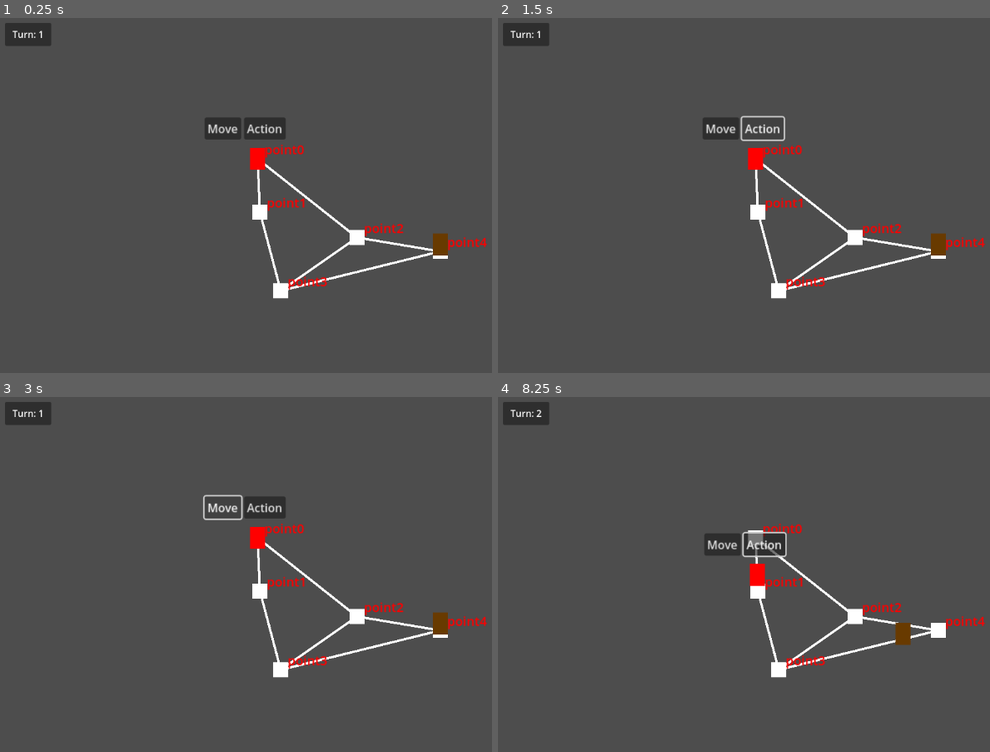
Above: before the commit, frames 1-4 (two rows, left to right).
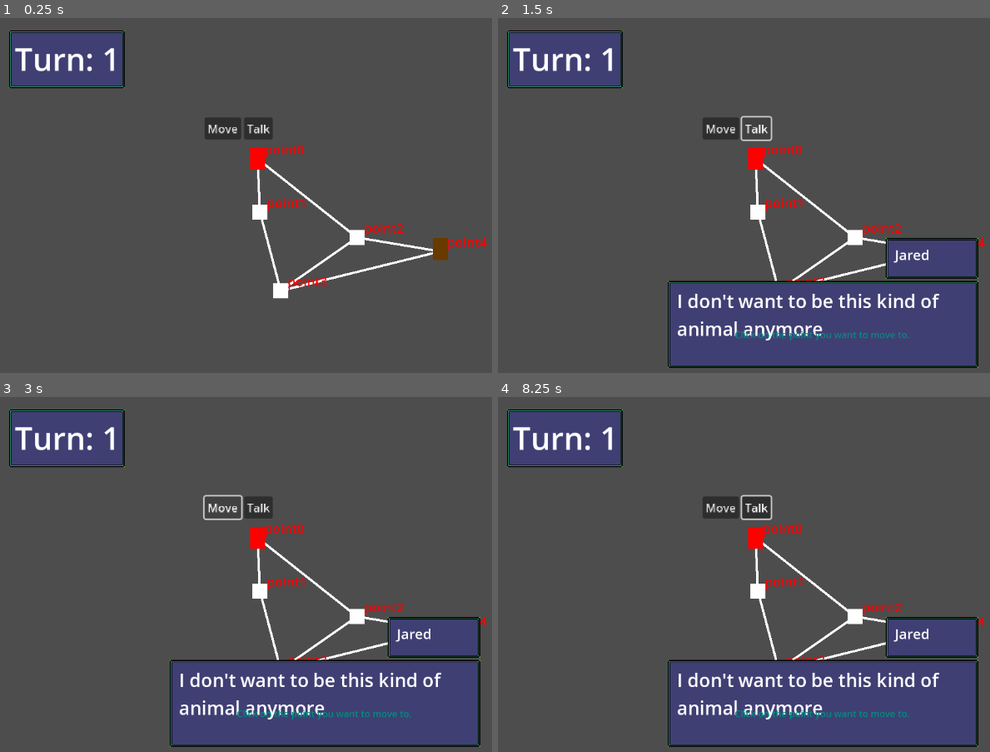
Above: after the commit, the same moments.

Repository: GreyedOutName/ChronoPunk-ForDevConManila
Game: Godot game, scene res://Scenes/main_scene.tscn
Two runs of this game, one before a commit and one after it. Both use one fixed random seed, a clock stepped at 60 frames per second and the inputs below.
Inputs (mouse positions are in pixels of both pictures, inside the frame that each line leads up to):
- Up to frame 1 (0.25 s): no input
- Up to frame 2 (1.5 s): click "Move" at 0.5 s; click (763, 128) at 1.25 s, where only the run before the commit has a clickable "Action"
- Up to frame 3 (3 s): click (260, 507) at 2 s, where only the run after the commit has a clickable "Talk"; click "Move" at 2.75 s
- Up to frame 4 (8.25 s): click (763, 507) at 3.5 s, where only the run before the commit has a clickable "Action"; click (758, 507) at 4.25 s, where only the run after the commit has a clickable "Talk"; click "Move" at 5 s; click (763, 507) at 5.75 s, where only the run before the commit has a clickable "Action"; click (758, 507) at 6.5 s, where only the run after the commit has a clickable "Talk"; tap Enter at 7.25 s; move the mouse to (970, 560) at 7.27 s; click (970, 560) at 7.35 s; tap Space at 8 s; move the mouse to (689, 599) at 8.02 s; click (689, 599) at 8.1 s

The runs differ from the first frame. In frame 1, 4.6% of the frame differs, in the area x 1-99%, y 1-77%; in frame 2, 22%; in frame 3, 22%; in frame 4, 24%, in the area x 1-99%, y 1-99%.

Commit message:
Tutorial Messages

Diff:
--- a/Scenes/GUI.tscn
+++ b/Scenes/GUI.tscn
@@ -1,24 +1,121 @@
-[gd_scene load_steps=2 format=3 uid="uid://yexucs5j3i0b"]
+[gd_scene load_steps=3 format=3 uid="uid://yexucs5j3i0b"]
 
 [ext_resource type="Script" uid="uid://ciwpwsa54mgfi" path="res://Scripts/GUI_Script.gd" id="1_bpa6r"]
+[ext_resource type="Texture2D" uid="uid://dwjd0343rl1ey" path="res://Assets/UI_Assets/windowUI.png" id="2_ptolr"]
 
-[node name="CanvasLayer" type="CanvasLayer" node_paths=PackedStringArray("turnIndicator")]
+[node name="CanvasLayer" type="CanvasLayer" node_paths=PackedStringArray("turnIndicator", "dialogueBox", "reminderText")]
 script = ExtResource("1_bpa6r")
-turnIndicator = NodePath("Panel/TurnIndicator")
+turnIndicator = NodePath("TopLeftBoxes/NinePatchRect/TurnNumberLabel")
+dialogueBox = NodePath("DialogueBox")
+reminderText = NodePath("ReminderText")
 
-[node name="Panel" type="Panel" parent="."]
-offset_left = 23.0
-offset_top = 17.0
-offset_right = 103.0
-offset_bottom = 57.0
+[node name="TopLeftBoxes" type="MarginContainer" parent="."]
+offset_right = 230.0
+offset_bottom = 130.0
+theme_override_constants/margin_left = 30
+theme_override_constants/margin_top = 30
 
-[node name="TurnIndicator" type="RichTextLabel" parent="Panel"]
-layout_mode = 1
-anchors_preset = 15
-anchor_right = 1.0
-anchor_bottom = 1.0
-grow_horizontal = 2
-grow_vertical = 2
+[node name="NinePatchRect" type="NinePatchRect" parent="TopLeftBoxes"]
+custom_minimum_size = Vector2(200, 100)
+layout_mode = 2
+texture = ExtResource("2_ptolr")
+patch_margin_left = 5
+patch_margin_top = 5
+patch_margin_right = 5
+patch_margin_bottom = 5
+
+[node name="TurnNumberLabel" type="Label" parent="TopLeftBoxes/NinePatchRect"]
+layout_mode = 0
+offset_left = 10.0
+offset_top = 12.0
+offset_right = 192.0
+offset_bottom = 86.0
+theme_override_font_sizes/font_size = 54
 text = "Turn: 1"
 horizontal_alignment = 1
 vertical_alignment = 1
+autowrap_mode = 2
+
+[node name="DialogueBox" type="MarginContainer" parent="."]
+visible = false
+anchors_preset = 7
+anchor_left = 0.5
+anchor_top = 1.0
+anchor_right = 0.5
+anchor_bottom = 1.0
+offset_left = -298.5
+offset_top = -294.0
+offset_right = 298.5
+grow_horizontal = 2
+grow_vertical = 0
+size_flags_horizontal = 4
+size_flags_vertical = 4
+theme_override_constants/margin_left = 30
+theme_override_constants/margin_top = 30
+theme_override_constants/margin_right = 30
+theme_override_constants/margin_bottom = 30
+
+[node name="VBoxContainer" type="VBoxContainer" parent="DialogueBox"]
+layout_mode = 2
+size_flags_vertical = 4
+alignment = 2
+
+[node name="NinePatchRect" type="NinePatchRect" parent="DialogueBox/VBoxContainer"]
+custom_minimum_size = Vector2(160, 70)
+layout_mode = 2
+size_flags_horizontal = 8
+texture = ExtResource("2_ptolr")
+patch_margin_left = 5
+patch_margin_top = 5
+patch_margin_right = 5
+patch_margin_bottom = 5
+
+[node name="Label" type="Label" parent="DialogueBox/VBoxContainer/NinePatchRect"]
+layout_mode = 0
+offset_left = 16.0
+offset_top = 12.0
+offset_right = 147.0
+offset_bottom = 93.0
+theme_override_font_sizes/font_size = 24
+text = "Jared"
+autowrap_mode = 3
+
+[node name="NinePatchRect2" type="NinePatchRect" parent="DialogueBox/VBoxContainer"]
+custom_minimum_size = Vector2(200, 150)
+layout_mode = 2
+texture = ExtResource("2_ptolr")
+patch_margin_left = 5
+patch_margin_top = 5
+patch_margin_right = 5
+patch_margin_bottom = 5
+
+[node name="Label" type="Label" parent="DialogueBox/VBoxContainer/NinePatchRect2"]
+layout_mode = 0
+offset_left = 16.0
+offset_top = 12.0
+offset_right = 522.0
+offset_bottom = 219.0
+theme_override_font_sizes/font_size = 32
+text = "I don't want to be this kind of animal anymore"
+autowrap_mode = 3
+
+[node name="InvisibleButton" type="Button" parent="DialogueBox"]
+modulate = Color(1, 1, 1, 0)
+layout_mode = 2
+
+[node name="ReminderText" type="Label" parent="."]
+visible = false
+modulate = Color(0, 0.560396, 0.494915, 1)
+anchors_preset = 14
+anchor_top = 0.5
+anchor_right = 1.0
+anchor_bottom = 0.5
+offset_top = 220.0
+offset_bottom = 243.0
+grow_horizontal = 2
+grow_vertical = 2
+text = "Tutorial Messages Appear Here"
+horizontal_alignment = 1
+vertical_alignment = 1
+
+[connection signal="button_up" from="DialogueBox/InvisibleButton" to="." method="_on_invisible_button_button_up"]
--- a/Scenes/main_scene.tscn
+++ b/Scenes/main_scene.tscn
@@ -19,7 +19,7 @@
 position = Vector2(-29, -18)
 
 [node name="Enemy" parent="." instance=ExtResource("5_huasi")]
-position = Vector2(50, 19)
+position = Vector2(50, 21)
 
 [node name="pointArray" type="Node" parent="."]
 
--- a/Scripts/Autoloaded Scripts/Global_Signals.gd
+++ b/Scripts/Autoloaded Scripts/Global_Signals.gd
@@ -2,3 +2,4 @@
 
 signal new_turn()
 signal player_choosing_move()
+signal open_dialogue(dialogueText:String)
--- a/Scripts/GUI_Script.gd
+++ b/Scripts/GUI_Script.gd
@@ -1,6 +1,25 @@
 extends CanvasLayer
 
-@export var turnIndicator:RichTextLabel;
+@export var turnIndicator:Label;
+@export var dialogueBox:MarginContainer;
+@export var reminderText:Label;
 
-func _process(delta):
+func _ready():
+	GlobalSignals.open_dialogue.connect(_open_dialogue)
+	GlobalSignals.player_choosing_move.connect(_player_choosing_move)
+	GlobalSignals.new_turn.connect(_new_turn)
 	turnIndicator.text = ("Turn: " + str(TurnController.turn_number))
+
+func _open_dialogue():
+	dialogueBox.visible = true;
+
+func _player_choosing_move():
+	reminderText.visible = true
+	reminderText.text = "Click on the point you want to move to."
+
+func _new_turn():
+	reminderText.visible = false
+	turnIndicator.text = ("Turn: " + str(TurnController.turn_number))
+
+func _on_invisible_button_button_up():
+	dialogueBox.visible = false;
--- a/Scripts/enemy.gd
+++ b/Scripts/enemy.gd
@@ -6,7 +6,7 @@
 var allowMove = false;
 var Astar:AStar2D;
 var currentPathIndex = 0;
-var PathArray:Array;
+@export var PathArray:Array;
 
 func _ready():
 	Astar = get_tree().root.get_node("MainScene/PathController").getAstar()
--- a/Scripts/player.gd
+++ b/Scripts/player.gd
@@ -4,15 +4,23 @@
 var click_position;
 var target_position = null;
 var allowMove = false;
-var Astar;
+var Astar:AStar2D;
 
 func _ready():
 	Astar = get_tree().root.get_node("MainScene/PathController").getAstar()
 
-func movePlayer(roughTargetPosition):
+func movePlayer(roughTargetPosition:Vector2):
 	#next_point and current_point gives values equal to a point index in the Astar Object
 	var next_point = Astar.get_closest_point(roughTargetPosition)
 	var current_point = Astar.get_closest_point(global_position)
+
+	#check if mouse input is actually close to point
+	var next_point_position = Astar.get_point_position(next_point)
+	var maxDistance = 10; #in pixels
+	if roughTargetPosition.distance_to(next_point_position) > maxDistance:
+		#this means that input is invalid
+		return
+
 	if next_point!=current_point:
 		var path = Astar.get_point_path(current_point,next_point)
 		target_position = path[1]
@@ -38,5 +46,9 @@
 
 	move_and_slide()
 
-func _on_button_button_down():
+func _on_talk_button_button_down():
+	GlobalSignals.open_dialogue.emit()
+
+func _on_move_button_button_down():
+	GlobalSignals.player_choosing_move.emit()
 	allowMove = !allowMove # This is from the move button
--- a/objects/player.tscn
+++ b/objects/player.tscn
@@ -63,12 +63,14 @@
 theme = SubResource("Theme_eqqp1")
 text = "Move"
 
-[node name="MoveButton2" type="Button" parent="Control/MarginContainer/HBoxContainer"]
+[node name="TalkButton" type="Button" parent="Control/MarginContainer/HBoxContainer"]
 layout_mode = 2
 size_flags_horizontal = 0
 size_flags_vertical = 0
 theme = SubResource("Theme_eqqp1")
-text = "Action"
+text = "Talk"
 
+[connection signal="button_down" from="Control/MarginContainer/HBoxContainer/MoveButton" to="." method="_on_move_button_button_down"]
 [connection signal="button_down" from="Control/MarginContainer/HBoxContainer/MoveButton" to="." method="_on_button_button_down"]
-[connection signal="button_down" from="Control/MarginContainer/HBoxContainer/MoveButton2" to="." method="_on_button_button_down"]
+[connection signal="button_down" from="Control/MarginContainer/HBoxContainer/TalkButton" to="." method="_on_talk_button_button_down"]
+[connection signal="button_down" from="Control/MarginContainer/HBoxContainer/TalkButton" to="." method="_on_button_button_down"]
--- a/project.godot
+++ b/project.godot
@@ -38,3 +38,7 @@
 "events": [Object(InputEventMouseButton,"resource_local_to_scene":false,"resource_name":"","device":-1,"window_id":0,"a …(253 unchanged characters)…
 ]
 }
+
+[rendering]
+
+textures/canvas_textures/default_texture_filter=0
Binary file added: Assets/UI_Assets/windowUI.png
Not shown, added: Assets/UI_Assets/windowUI.png.import
